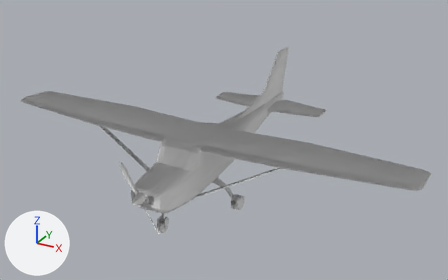
A saved change to the OBJ model res/airplane.obj.
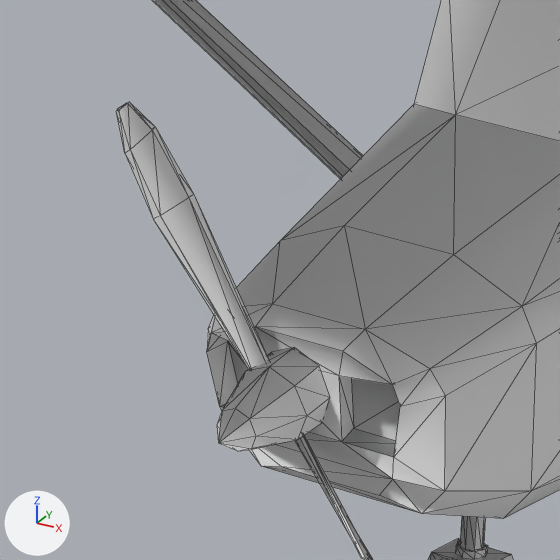
Old and new are each drawn whole from a 50 mm camera at (86.9, -134.8, 93.4) aimed at (0.2, 22.8, 14.6) and again close up on the part from 23% to 39% of the width and 53% to 78% of the height. The axes (+X, +Y, +Z) are drawn at lower left. The lights are the same throughout. The close-ups show mesh edges as thin lines. Where no turn or scale is listed for an object, it has been applied to the vertices.

In view in the first close-up: 'awionetka'.
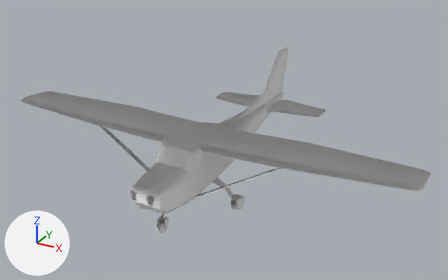
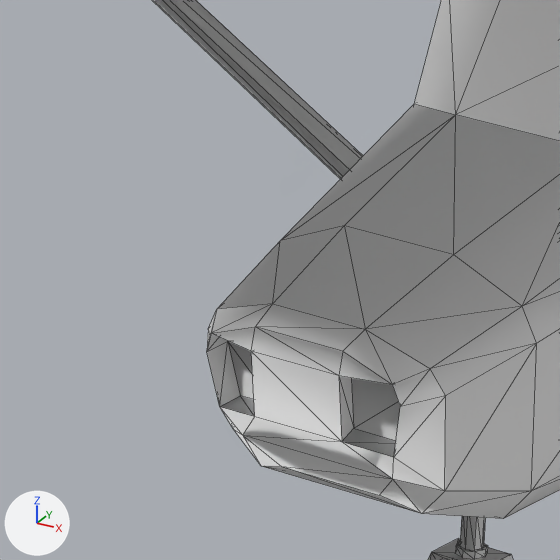
The newer file is also turned or shifted as a whole; pictures and numbers use the older file's frame.

Pixel boxes [x1, y1, x2, y2] of what changed, in the close-ups (560 x 560 px):
'awionetka', reshaped
    before: [116, 0, 560, 560]
    after: [152, 0, 560, 560]
part 1 of me_awionetka, deleted
    before: [217, 347, 329, 451]
part 2 of me_awionetka, deleted
    before: [116, 102, 269, 369]
part 3 of me_awionetka, cut back
    before: [295, 435, 373, 560]

The change in detail:
me_awionetka is used by ob_awionetka; location (0.0, 0.0, 0.0).
me_awionetka had 595 vertices, 1114 faces and spanned x -65.1..65.1, y -25.3..72.7, z -0.2..33.4.
me_awionetka now has 527 vertices, 989 faces and spans x -65.1..65.1, y -22.0..72.7, z -0.2..33.4.
me_awionetka part 1: the loose piece of 26 vertices spanning x -1.4..1.4, y -25.3..-21.1, z 13.8..16.7 is deleted.
me_awionetka part 2: the loose piece of 24 vertices spanning x -5.8..-0.3, y -22.6..-21.4, z 16.0..24.4 is deleted.
Part 3, on me_awionetka:
18 vertices are removed from x 0.3..5.2, y -22.6..-21.4, z 7.0..14.5.
37 faces are deleted.
5 vertices in x -0.7..0.7, y -11.8..-11.3, z 7.3..7.4 move by (0.0, 0.2, 1.0).
4 vertices move from x -0.5..0.5, y -12.0..-10.7, z 7.2..7.4 to x -0.5..0.5, y -11.8..-10.5, z 8.3..8.5.
